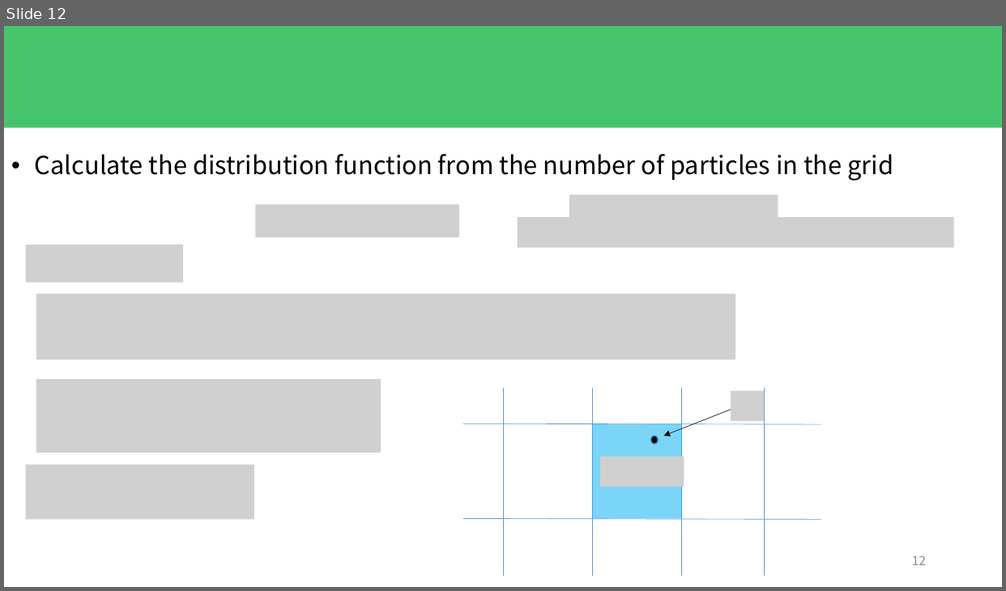
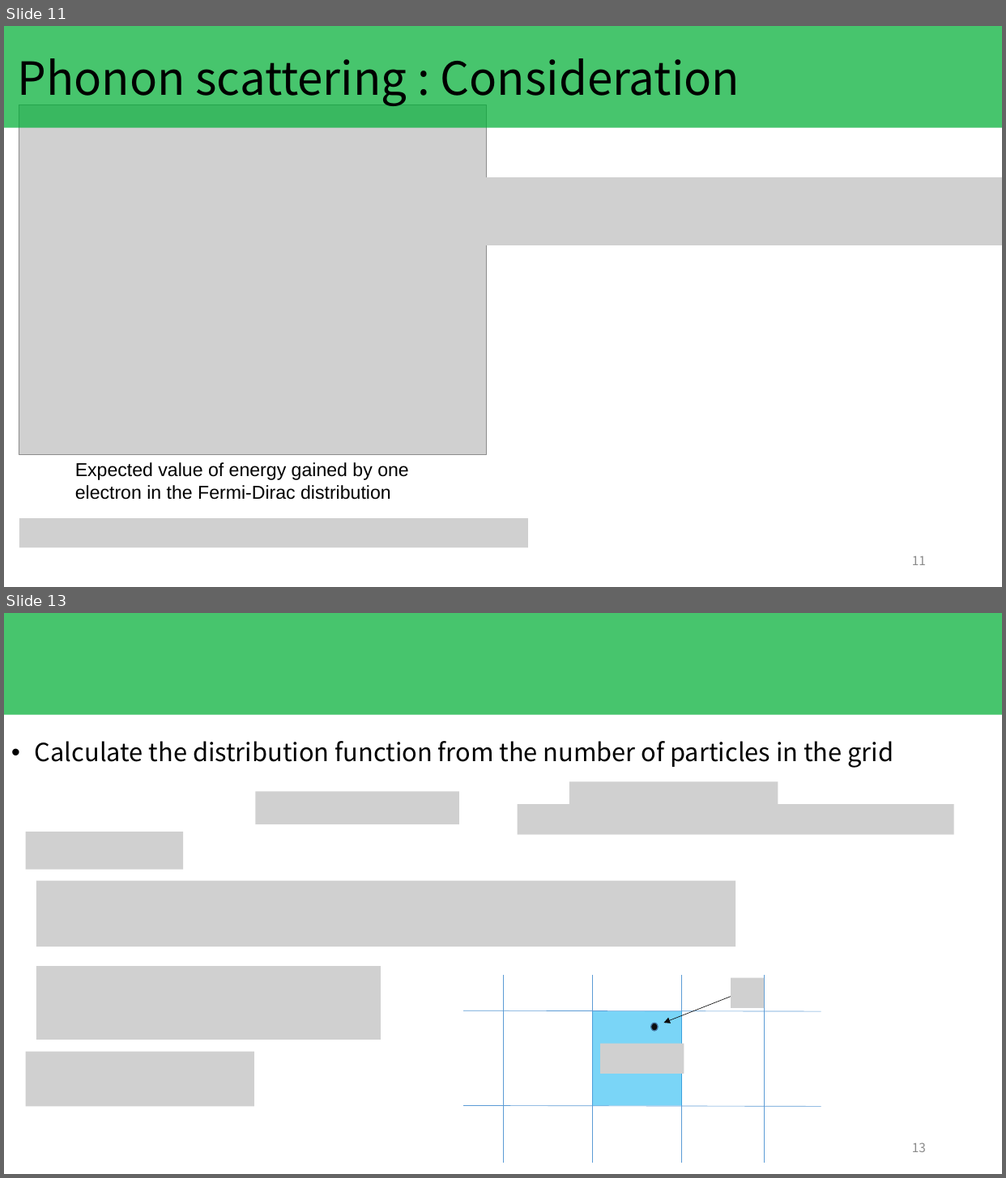
Before and after one commit to KeitoKubo/MonteCarlo-simulation-with-Fermi-degeneracy, a slide deck: presentation/kubo_20231129.pptx. Shown one above the other, each under a label of ours: slide 12 before the commit, slides 11 and 13 after it; the slides between them are not shown. The pictures are 1006x591 and 1006x1178 pixels, drawn with LibreOffice and Linux fonts; fonts in the diff are those of the drawing; grey boxes stand for pictures. Boxes give left, top, right and bottom in pixels: in the first picture for what was removed or moved away, otherwise in the second. Text is boxed around its words. In the diff, an @@ line names an element or a change of style, - is before the commit and + after.

```diff
--- a/presentation/kubo_20231129.pptx
+++ b/presentation/kubo_20231129.pptx
@@ slide 11 added at bbox=[4, 26, 1002, 587], background #FFFFFF @@
@@ rectangle added at bbox=[4, 26, 1002, 128], fill #00B036 at 72% opacity @@
@@ title added at bbox=[18, 58, 740, 106], 44 pt, text #000000 @@
+Phonon scattering : Consideration
@@ picture added at bbox=[19, 105, 486, 455] @@
@@ picture added at bbox=[456, 177, 1002, 246] @@
@@ text added at bbox=[75, 463, 409, 500], 18 pt, text #000000 @@
+Expected value of energy gained by one electron in the Fermi-Dirac distribution
@@ picture added at bbox=[19, 518, 528, 548] @@
@@ page number added at bbox=[912, 557, 926, 565], 12 pt, text #8C8C8C @@
+11
@@ what was slide 12 is now slide 13 @@
@@ page number at bbox=[912, 1143, 926, 1152]: text changed @@
-12
+13
```
Also in this commit, not shown: 4 slides changed, 1 other file.
